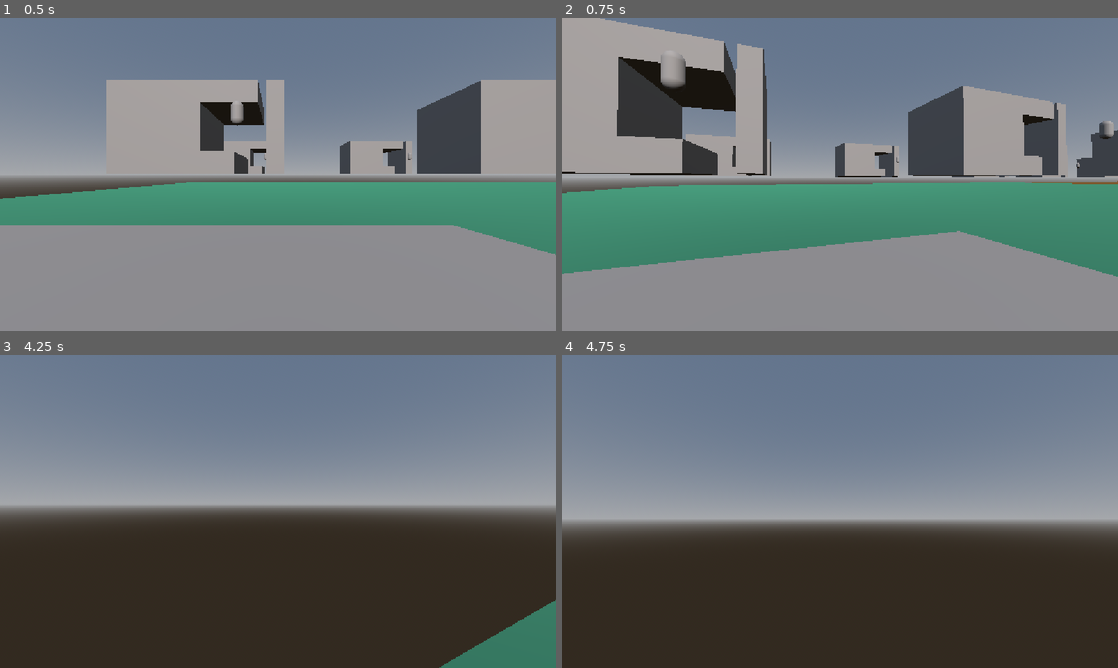
Above: before the commit, frames 1-4 (two rows, left to right).
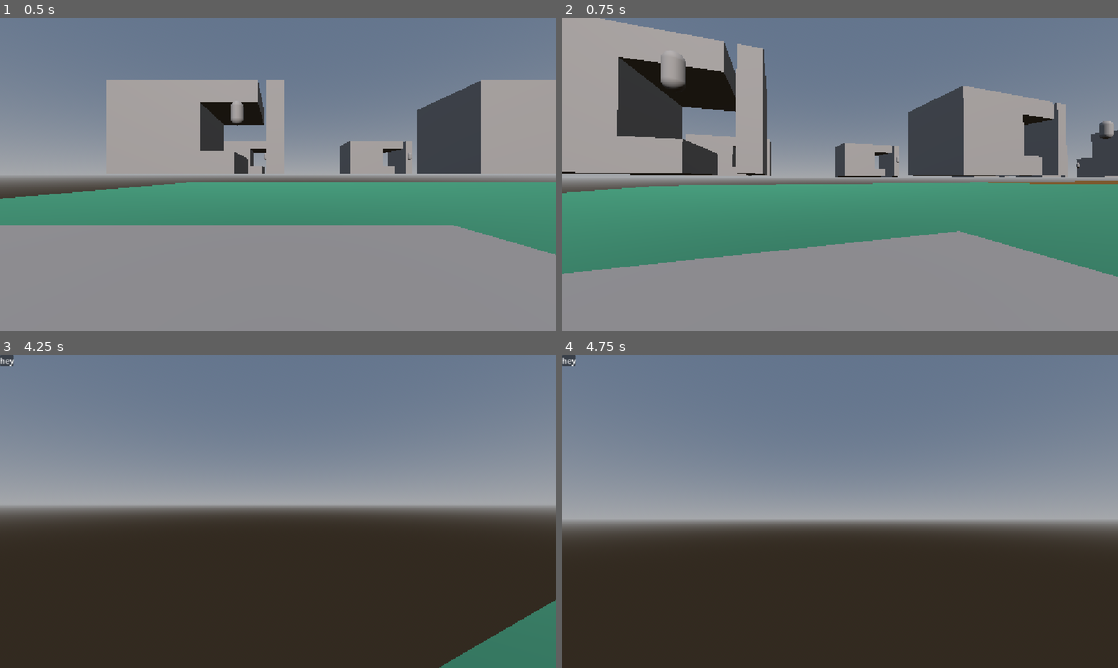
Above: after the commit, the same moments.

Repository: StevenChurchill671/GodotMedieval
Game: Godot game, scene res://root.tscn
Same seed, same stepped clock (60 frames per second), same inputs: the game is played once before the commit and once after it.
Inputs (mouse positions are in pixels of both pictures, inside the frame that each line leads up to):
- Up to frame 1 (0.5 s): no input
- Up to frame 2 (0.75 s): tap Enter at 0.5 s; move the mouse to (867, 174) at 0.52 s; hold W (up) from 0.53 s (still down); hold C (crouch) from 0.53 s (still down)
- Up to frame 3 (4.25 s): keep holding W (up); tap Space (jump) at 0.77, 1.52, 3.02, 3.77 s; move the mouse to (250, 511) at 1.27 s; release C (crouch) at 1.28 s; tap C (crouch) at 1.35, 2.85 s; move the mouse to (289, 505) at 2.02 s; hold C (crouch) 2.03-2.78 s; move the mouse to (272, 517) at 2.77 s; move the mouse to (316, 514) at 3.52 s; hold C (crouch) from 3.53 s (still down); tap M (openMap, bound only after the commit) at 4.15 s
- Up to frame 4 (4.75 s): keep holding W (up); move the mouse to (795, 508) at 4.27 s; release C (crouch) at 4.28 s; tap C (crouch) at 4.35 s; tap Space (jump) at 4.52 s

Frame 1 is identical in both runs. In frame 2, less than 0.1% of the frame differs, in the area x 76-100%, y 52-54%; in frame 3, less than 0.1%; in frame 4, less than 0.1%, in the area x 0-3%, y 0-4%.

Commit message:
Add files via upload

Diff:
--- a/politicalweight/Player/player_test.gd
+++ b/politicalweight/Player/player_test.gd
@@ -1,6 +1,7 @@
 extends CharacterBody3D
 
-
+var isMapOpen = false
+var map
 @onready
 var camera = $Camera3D
 @onready
@@ -24,6 +25,16 @@
 		camera.rotate_x(-event.relative.y * .005)
 		camera.rotation.x = clamp(camera.rotation.x, -PI/2, PI/2)
 func _physics_process(delta):
+	if Input.is_action_just_pressed("openMap"):
+		if isMapOpen == true:
+			$Camera3D.get_child(0).queue_free()
+			isMapOpen = false
+			$Camera3D.current = true
+		else:
+			map = setup.new()
+			$Camera3D.add_child(map)
+			isMapOpen = true
+			$MapGenerator.generateMapData()
 	var inputDirection = Input.get_vector("left", "right", "down", "up")
 	var forward = -camera.global_transform.basis.z
 	var right = camera.global_transform.basis.x
--- a/politicalweight/Player/player_test.tscn
+++ b/politicalweight/Player/player_test.tscn
@@ -1,6 +1,7 @@
 [gd_scene format=3 uid="uid://7tssdwv464pe"]
 
 [ext_resource type="Script" uid="uid://cldtjix08dkji" path="res://Player/player_test.gd" id="1_xys6k"]
+[ext_resource type="PackedScene" uid="uid://cpnyi4fekwsma" path="res://map_generator.tscn" id="2_o7sax"]
 
 [sub_resource type="CapsuleShape3D" id="CapsuleShape3D_g4v7s"]
 
@@ -18,3 +19,5 @@
 
 [node name="MeshInstance3D" type="MeshInstance3D" parent="CollisionShape3D" unique_id=827375775]
 mesh = SubResource("CapsuleMesh_g4v7s")
+
+[node name="MapGenerator" parent="." unique_id=1480410674 instance=ExtResource("2_o7sax")]
--- a/politicalweight/field_one.tscn
+++ b/politicalweight/field_one.tscn
@@ -18,7 +18,7 @@
 [node name="StaticBody3D" type="StaticBody3D" parent="." unique_id=1472931639]
 
 [node name="MeshInstance3D" type="MeshInstance3D" parent="StaticBody3D" unique_id=755332673]
-transform = Transform3D(52, 0, 0, 0, 1.063, 0, 0, 0, 25.339, 0, 0, 0)
+transform = Transform3D(58, 0, 0, 0, 1.186, 0, 0, 0, 28.263, 0, 0, 0)
 mesh = SubResource("PlaneMesh_g4v7s")
 surface_material_override/0 = SubResource("StandardMaterial3D_yf5fn")
 
@@ -55,28 +55,28 @@
 transform = Transform3D(1, 0, 0, 0, 1, 0, 0, 0, 1, -45.06527, 2.5000038, -9.665897)
 
 [node name="inithousearea9" parent="." unique_id=525965906 instance=ExtResource("1_43gsj")]
-transform = Transform3D(1, 0, 0, 0, 1, 0, 0, 0, 1, -45.25238, 2.5, 8.053535)
+transform = Transform3D(1, 0, 0, 0, 1, 0, 0, 0, 1, -49.389065, 2.5, 9.335844)
 
 [node name="inithousearea10" parent="." unique_id=1287032634 instance=ExtResource("1_43gsj")]
-transform = Transform3D(1, 0, 0, 0, 1, 0, 0, 0, 1, -32.714355, 2.5, 7.564789)
+transform = Transform3D(1, 0, 0, 0, 1, 0, 0, 0, 1, -36.85104, 2.5, 9.417564)
 
 [node name="inithousearea11" parent="." unique_id=355589358 instance=ExtResource("1_43gsj")]
-transform = Transform3D(1, 0, 0, 0, 1, 0, 0, 0, 1, -20.24259, 2.5, 7.364504)
+transform = Transform3D(1, 0, 0, 0, 1, 0, 0, 0, 1, -24.379274, 2.5, 9.217279)
 
 [node name="inithousearea12" parent="." unique_id=1808473893 instance=ExtResource("1_43gsj")]
-transform = Transform3D(1, 0, 0, 0, 1, 0, 0, 0, 1, -8.786546, 2.5000038, 7.441223)
+transform = Transform3D(1, 0, 0, 0, 1, 0, 0, 0, 1, -12.92323, 2.5000038, 9.293999)
 
 [node name="inithousearea13" parent="." unique_id=382431031 instance=ExtResource("1_43gsj")]
-transform = Transform3D(1, 0, 0, 0, 1, 0, 0, 0, 1, -9.1214485, 2.5, 18.028961)
+transform = Transform3D(1, 0, 0, 0, 1, 0, 0, 0, 1, -13.258133, 2.5, 21.274212)
 
 [node name="inithousearea14" parent="." unique_id=1436226159 instance=ExtResource("1_43gsj")]
-transform = Transform3D(1, 0, 0, 0, 1, 0, 0, 0, 1, -21.12267, 2.5000038, 18.19418)
+transform = Transform3D(1, 0, 0, 0, 1, 0, 0, 0, 1, -25.259354, 2.5000038, 21.43943)
 
 [node name="inithousearea15" parent="." unique_id=1198258881 instance=ExtResource("1_43gsj")]
-transform = Transform3D(1, 0, 0, 0, 1, 0, 0, 0, 1, -32.99262, 2.5000038, 17.798697)
+transform = Transform3D(1, 0, 0, 0, 1, 0, 0, 0, 1, -37.129303, 2.5000038, 21.043947)
 
 [node name="inithousearea16" parent="." unique_id=1356020364 instance=ExtResource("1_43gsj")]
-transform = Transform3D(1, 0, 0, 0, 1, 0, 0, 0, 1, -45.06527, 2.5000038, 18.09785)
+transform = Transform3D(1, 0, 0, 0, 1, 0, 0, 0, 1, -49.201954, 2.5000038, 21.343102)
 
 [node name="inithousearea17" parent="." unique_id=1746080237 instance=ExtResource("1_43gsj")]
 transform = Transform3D(1, 0, 0, 0, 1, 0, 0, 0, 1, 6.692276, 2.5, 8.053535)
@@ -131,6 +131,8 @@
 
 [node name="fieldArea3" parent="." unique_id=456606633 instance=ExtResource("2_mcvmn")]
 transform = Transform3D(-4.371139e-08, 0, 1, 0, 1, 0, -1, 0, -4.371139e-08, 27.763, 2, 12.854)
+visible = false
 
 [node name="fieldArea4" parent="." unique_id=786889867 instance=ExtResource("2_mcvmn")]
 transform = Transform3D(-4.371139e-08, 0, 1, 0, 1, 0, -1, 0, -4.371139e-08, -26.187, 2, 13.027)
+visible = false
--- /dev/null
+++ b/politicalweight/map.tscn
@@ -0,0 +1,6 @@
+[gd_scene format=3 uid="uid://b7o28stlld5f5"]
+
+[node name="Map" type="CanvasLayer" unique_id=1836138039]
+
+[node name="Camera2D" type="Camera2D" parent="." unique_id=920634296]
+position = Vector2(580, 330)
--- /dev/null
+++ b/politicalweight/map_generator.gd
@@ -0,0 +1,9 @@
+extends Node
+
+func generateMapData():
+	var mapData = get_parent().get_parent().generateMapData()
+	for area in mapData:
+		var position = area.position
+		create2dRepresentation(position)
+func create2dRepresentation(position):
+	$"..".map.createMap(position)
--- /dev/null
+++ b/politicalweight/map_generator.tscn
@@ -0,0 +1,6 @@
+[gd_scene format=3 uid="uid://cpnyi4fekwsma"]
+
+[ext_resource type="Script" uid="uid://d1r7x83lwiq8l" path="res://map_generator.gd" id="1_0r6lh"]
+
+[node name="MapGenerator" type="Node" unique_id=1480410674]
+script = ExtResource("1_0r6lh")
--- a/politicalweight/project.godot
+++ b/politicalweight/project.godot
@@ -52,6 +52,11 @@
 "events": [Object(InputEventKey,"resource_local_to_scene":false,"resource_name":"","device":-1,"window_id":0,"alt_press …(192 unchanged characters)…
 ]
 }
+openMap={
+"deadzone": 0.2,
+"events": [Object(InputEventKey,"resource_local_to_scene":false,"resource_name":"","device":-1,"window_id":0,"alt_pressed":false,"shift_pressed":false,"ctrl_pressed":false,"meta_pressed":false,"pressed":false,"keycode":0,"physical_keycode":77,"key_label":0,"unicode":109,"location":0,"echo":false,"script":null)
+]
+}
 
 [physics]
 
--- a/politicalweight/root.gd
+++ b/politicalweight/root.gd
@@ -1,7 +1,11 @@
 extends Node
 
-
+var locationList
 func _ready() -> void:
-	var locationList = $locationInitialiser.initialiseLocations()
+	locationList = $locationInitialiser.initialiseLocations()
 	$houseinitialiser.forEachLocationIn(locationList)
 	print("hey")
+
+func generateMapData():
+	print ("mapgenerated")
+	return locationList
--- a/politicalweight/root.tscn
+++ b/politicalweight/root.tscn
@@ -5,6 +5,7 @@
 [ext_resource type="PackedScene" uid="uid://7tssdwv464pe" path="res://Player/player_test.tscn" id="2_pyidc"]
 [ext_resource type="PackedScene" uid="uid://cbhe00ynebmpu" path="res://Areas/initousingloc.tscn" id="3_vvh5c"]
 [ext_resource type="PackedScene" uid="uid://dqem61q16uny6" path="res://initialisers/houseinitialiser.tscn" id="4_28aoi"]
+[ext_resource type="PackedScene" uid="uid://cpnyi4fekwsma" path="res://map_generator.tscn" id="4_bf3um"]
 [ext_resource type="PackedScene" uid="uid://cdain30anl6f3" path="res://initialisers/location_initialiser.tscn" id="5_jnlp7"]
 [ext_resource type="PackedScene" uid="uid://23jg7w0lvr4b" path="res://sun.tscn" id="7_vyht1"]
 
@@ -25,6 +26,8 @@
 
 [node name="houseinitialiser" parent="." unique_id=387739536 instance=ExtResource("4_28aoi")]
 
+[node name="MapGenerator" parent="." unique_id=1480410674 instance=ExtResource("4_bf3um")]
+
 [node name="initialfloor" parent="." unique_id=1492818229 instance=ExtResource("1_pq8q7")]
 
 [node name="PlayerTest" parent="." unique_id=417253258 instance=ExtResource("2_pyidc")]
--- /dev/null
+++ b/politicalweight/setup.gd
@@ -0,0 +1,22 @@
+class_name setup
+extends CanvasLayer
+
+func printSpecsForConfig():
+	print("config specs")
+
+func _ready():
+	printSpecsForConfig()
+	var newChildOne = PanelContainer.new()
+	add_child(newChildOne)
+	var childTwo = VBoxContainer.new()
+	PanelContainer.PRESET_FULL_RECT
+	newChildOne.add_child(childTwo)
+	newChildOne = Label.new()
+	childTwo.add_child(newChildOne)
+	newChildOne.text = "hey"
+
+func createMap(position):
+	print("createMap")
+	var rect = ColorRect.new()
+	add_child(rect)
+	#rect.set_position(Vector2(1,2))
--- /dev/null
+++ b/politicalweight/setup.tscn
@@ -0,0 +1,7 @@
+[gd_scene format=3 uid="uid://caa58271k1gv0"]
+
+[ext_resource type="Script" uid="uid://cr1aprr2trdbf" path="res://setup.gd" id="1_yujpc"]
+
+[node name="setup" type="SubViewportContainer" unique_id=1231093594]
+editor_description = "experimental"
+script = ExtResource("1_yujpc")
--- /dev/null
+++ b/politicalweight/start_config.gd
@@ -0,0 +1,6 @@
+class_name startConfig
+extends Node
+
+##Ideally stores the configuration for the map in a number
+##of functions.
+var config1 = []
--- /dev/null
+++ b/politicalweight/start_config.tscn
@@ -0,0 +1,6 @@
+[gd_scene format=3 uid="uid://bixbgedr6h1we"]
+
+[ext_resource type="Script" uid="uid://bff8af8w3ei6u" path="res://start_config.gd" id="1_hsku8"]
+
+[node name="startConfig" type="Node" unique_id=1326267329]
+script = ExtResource("1_hsku8")
--- a/politicalweight/structure_type.gd
+++ b/politicalweight/structure_type.gd
@@ -2,3 +2,5 @@
 extends Node
 
 var store = ["small", "medium", "large"]
+var type = ["house", "church"]
+var storedSizes = {1 : "smallPink", 4: "mediumCyan", 8 : "largeGreen"}
--- /dev/null
+++ b/politicalweight/test_scene.tscn
@@ -0,0 +1,12 @@
+[gd_scene format=3 uid="uid://c8vkx4ilucl13"]
+
+[ext_resource type="PackedScene" uid="uid://cbhe00ynebmpu" path="res://Areas/initousingloc.tscn" id="1_ia1lp"]
+[ext_resource type="PackedScene" uid="uid://b5rnfsgw1i6yb" path="res://field_one.tscn" id="2_sasra"]
+
+[node name="testScene" type="Node" unique_id=66848982]
+
+[node name="initousingloc" parent="." unique_id=707973534 instance=ExtResource("1_ia1lp")]
+transform = Transform3D(2, 0, 0, 0, 2, 0, 0, 0, 2, 0.37603486, 0, 0.543736)
+
+[node name="fieldOne" parent="." unique_id=176177761 instance=ExtResource("2_sasra")]
+transform = Transform3D(1, 0, 0, 0, 1, 0, 0, 0, 1, 85.76277, 0, 0.32718563)
Not shown, added: politicalweight/map_generator.gd.uid
Not shown, added: politicalweight/setup.gd.uid
Not shown, added: politicalweight/start_config.gd.uid
